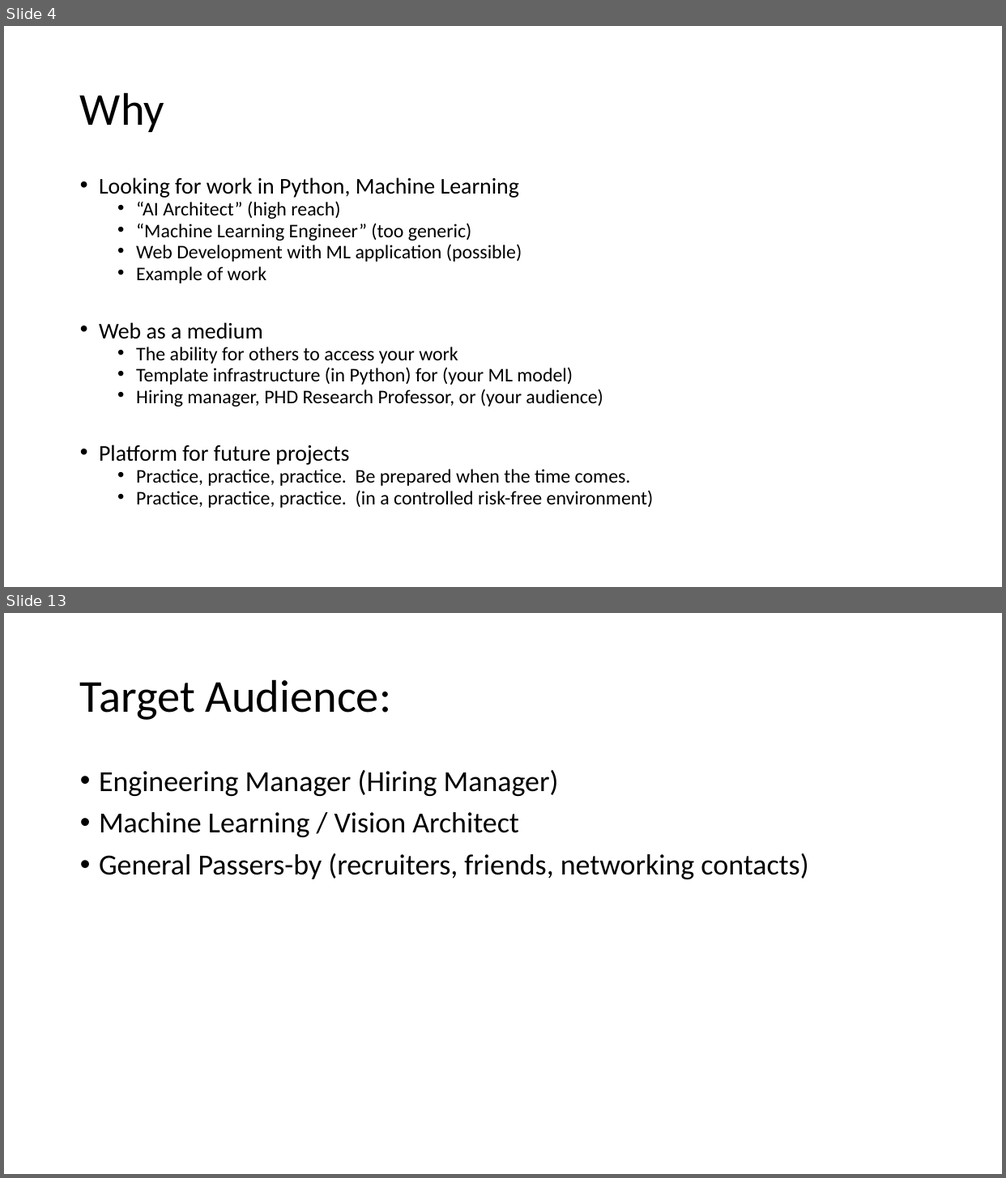
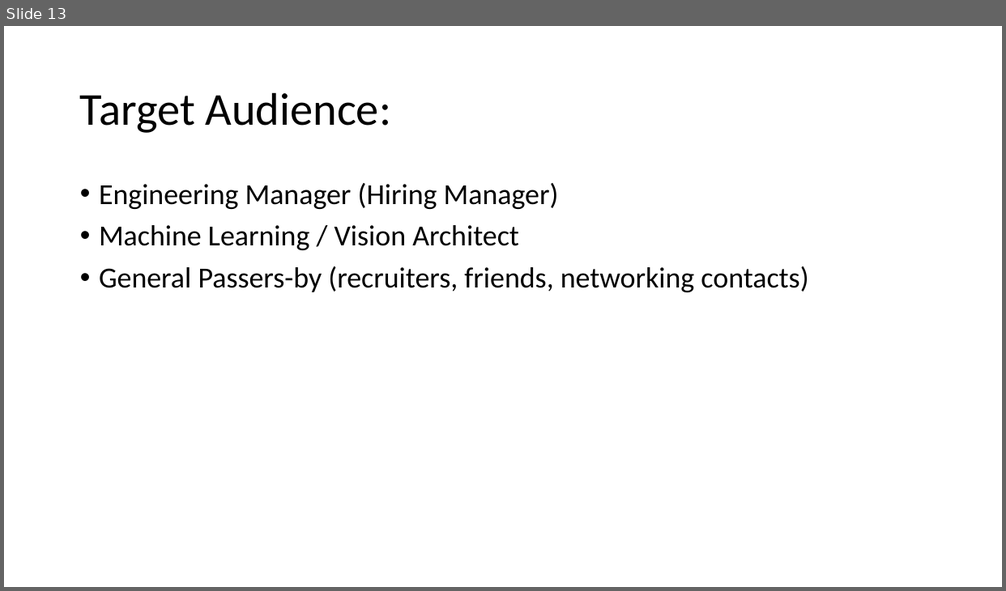
Before and after one commit to cwinsor/django_103_plasticc_and_ux, a slide deck: presentation.pptx. Shown one above the other, each under a label of ours: slides 4 and 13 before the commit, slide 13 after it; the slides between them are not shown. The pictures are 1006x1178 and 1006x591 pixels, drawn with LibreOffice and Linux fonts; fonts in the diff are those of the drawing. Boxes give left, top, right and bottom in pixels: in the first picture for what was removed or moved away, otherwise in the second. Text is boxed around its words. In the diff, an @@ line names an element or a change of style, - is before the commit and + after.

Commit message:
cleanup of presentation and create presentation.pdf add an passwords.yml.EXAMPLE

```diff
--- a/presentation.pptx
+++ b/presentation.pptx
@@ slide 4 removed at bbox=[4, 26, 1002, 587], background #FFFFFF @@
@@ title removed at bbox=[80, 92, 164, 132] @@
-Why
@@ text removed at bbox=[99, 177, 654, 508] @@
-• Looking for work in Python, Machine Learning
-  • “AI Architect” (high reach)
-  • “Machine Learning Engineer” (too generic)
-  • Web Development with ML application (possible)
-  • Example of work
-• Web as a medium
-  • The ability for others to access your work
-  • Template infrastructure (in Python) for (your ML model)
-  • Hiring manager, PHD Research Professor, or (your audience)
-• Platform for future projects
-  • Practice, practice, practice. Be prepared when the time comes.
-  • Practice, practice, practice. (in a controlled risk-free environment)
```
Also in this commit, not shown: 18 slides changed, 16 slides added, 2 other slides removed, 4 other files.
